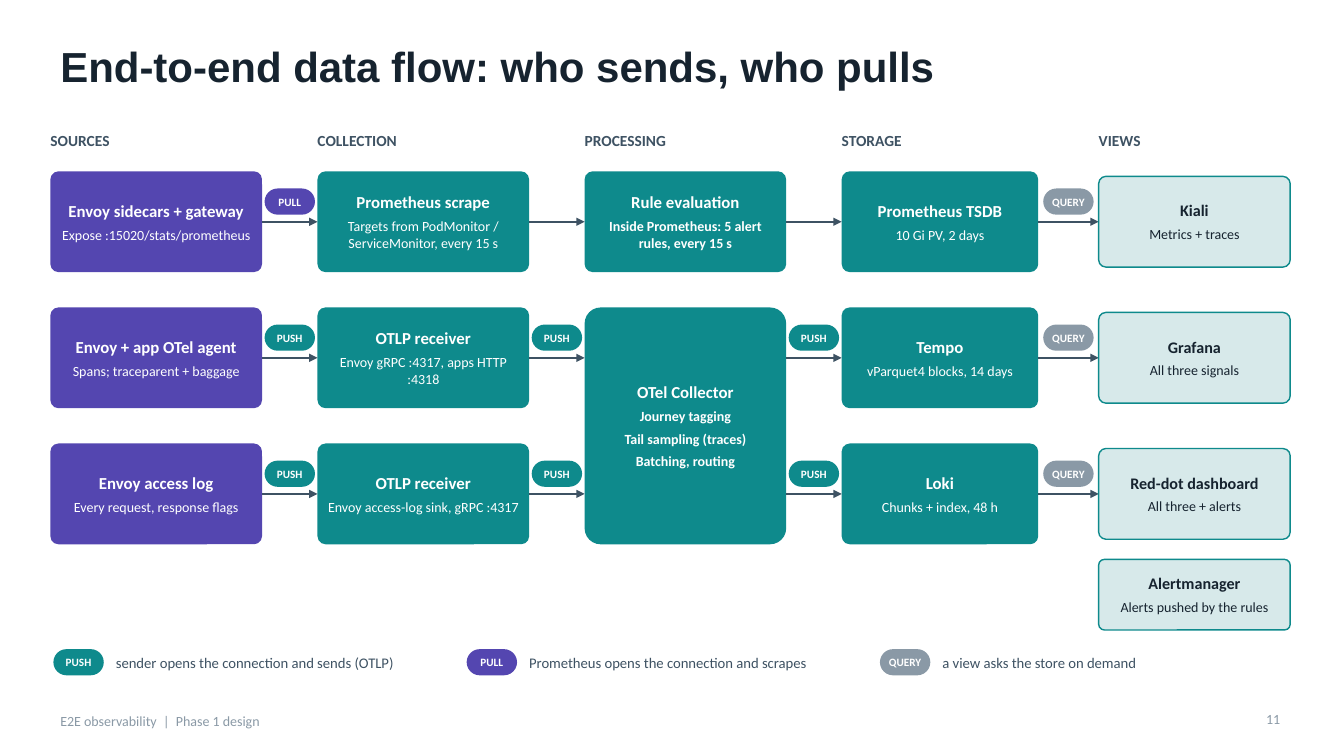
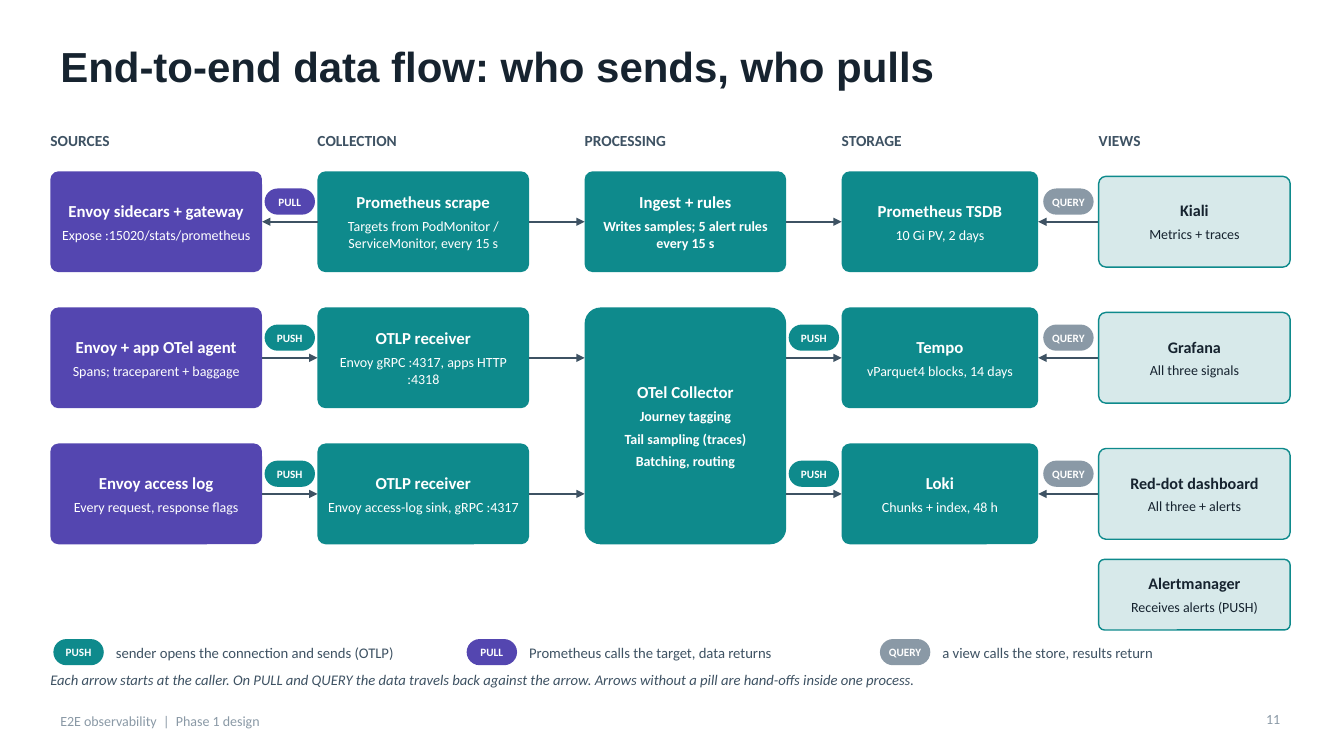
Before and after one commit to canpolatoral/monitoring-poc, a slide deck: slide 11 of docs/e2e_observability_design.pptx. Drawn at 1344x756 pixels with LibreOffice and Linux fonts; fonts in the diff are those of the drawing. Boxes give left, top, right and bottom in pixels: in the first picture for what was removed or moved away, otherwise in the second. Text is boxed around its words. In the diff, an @@ line names an element or a change of style, - is before the commit and + after.

```diff
--- a/docs/e2e_observability_design.pptx
+++ b/docs/e2e_observability_design.pptx
@@ text in rounded rectangle at [603, 196, 767, 251]: text changed @@
-Rule evaluation
-Inside Prometheus: 5 alert rules, every 15 s
+Ingest + rules
+Writes samples; 5 alert rules every 15 s
@@ rounded rectangle removed at [532, 325, 583, 351] @@
-PUSH
@@ rounded rectangle removed at [532, 461, 583, 487] @@
-PUSH
@@ 4 arrows: place and size @@
-4 arrows at [262, 222, 1099, 494]
+4 arrows at [262, 222, 1099, 494]
@@ text in rounded rectangle at [1131, 602, 1258, 614]: text changed @@
-Alerts pushed by the rules
+Receives alerts (PUSH)
@@ text at [529, 648, 771, 661]: text changed @@
-Prometheus opens the connection and scrapes
+Prometheus calls the target, data returns
@@ 3 rounded rectangles, 1 text: place and size @@
-3 rounded rectangles, 1 text at [53, 649, 931, 676]
+3 rounded rectangles, 1 text at [53, 639, 931, 665]
@@ text at [942, 648, 1152, 660]: text changed @@
-a view asks the store on demand
+a view calls the store, results return
@@ text added at [50, 675, 914, 688], 10.5 pt, text #3E5263, italic @@
+Each arrow starts at the caller. On PULL and QUERY the data travels back against the arrow. Arrows without a pill are hand-offs inside one process.
```
Also in this commit, not shown: 2 other slides changed, 2 other files.
